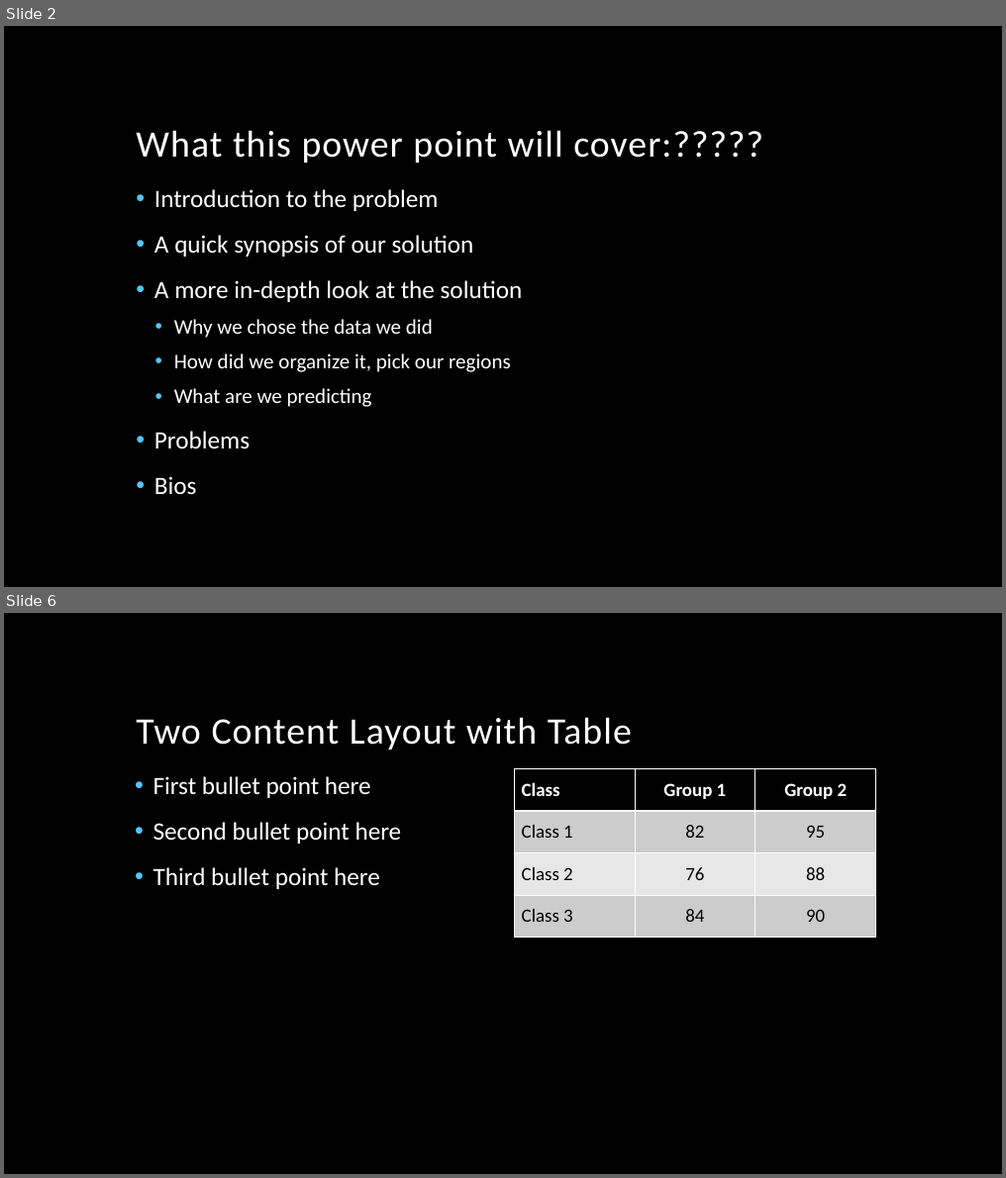
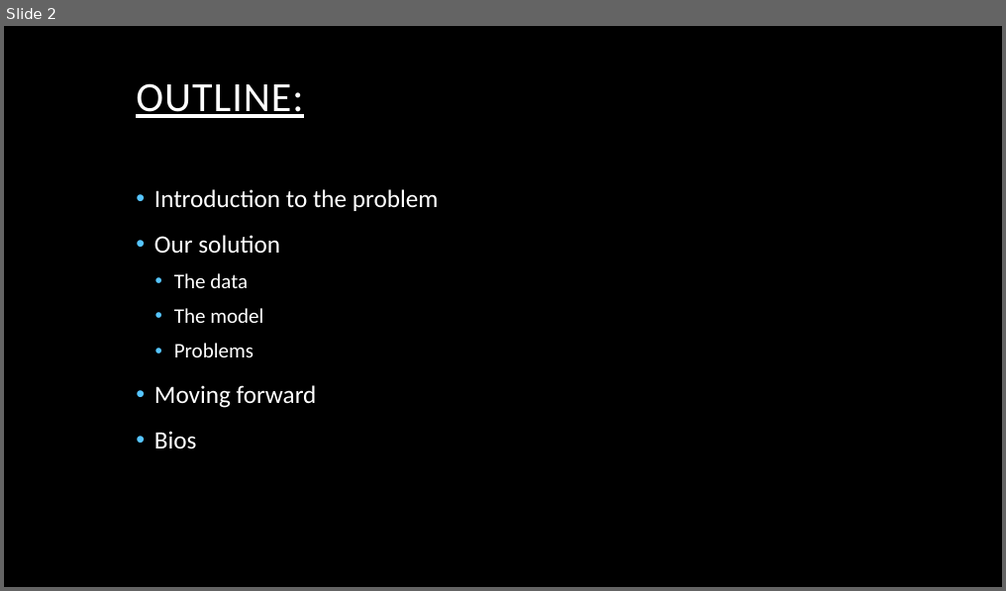
Before and after one commit to searanch/Covid-19-Hackathon, a slide deck: CovidHackathonPowerPoint.pptx. Shown one above the other, each under a label of ours: slides 2 and 6 before the commit, slide 2 after it; the slides between them are not shown. The pictures are 1006x1178 and 1006x591 pixels, drawn with LibreOffice and Linux fonts; fonts in the diff are those of the drawing; background and template pictures are left out. Boxes give left, top, right and bottom in pixels: in the first picture for what was removed or moved away, otherwise in the second. Text is boxed around its words. In the diff, an @@ line names an element or a change of style, - is before the commit and + after.

```diff
--- a/CovidHackathonPowerPoint.pptx
+++ b/CovidHackathonPowerPoint.pptx
@@ slide 6 removed at [4,613,1002,1174], background picture (left out) @@
@@ title removed at [136,717,632,750] @@
-Two Content Layout with Table
@@ text removed at [153,776,402,889] @@
-• First bullet point here
-• Second bullet point here
-• Third bullet point here
@@ table removed at [514,768,875,937], 4 rows, 3 columns @@
-Class | Group 1 | Group 2
-Class 1 | 82 | 95
-Class 2 | 76 | 88
-Class 3 | 84 | 90
@@ slide 2 changed as well @@
@@ title at [136,83,303,118]: text changed; size 36 to 40 pt @@
-What this power point will cover:?????
+OUTLINE:
@@ text at [154,235,280,323]: text changed @@
-• A quick synopsis of our solution
-• A more in-depth look at the solution
-  • Why we chose the data we did
-  • How did we organize it, pick our regions
-  • What are we predicting
+• Our solution
+  • The data
+  • The model
@@ text at [174,343,253,358]: size 24 to 20 pt in "Problems"; list level 1 to 2 in "Problems" @@
@@ text at [154,385,317,408]: paragraph added @@
+• Moving forward
```
Also in this commit, not shown: 3 other slides changed, 3 slides added, 8 other slides removed, 1 other file.
